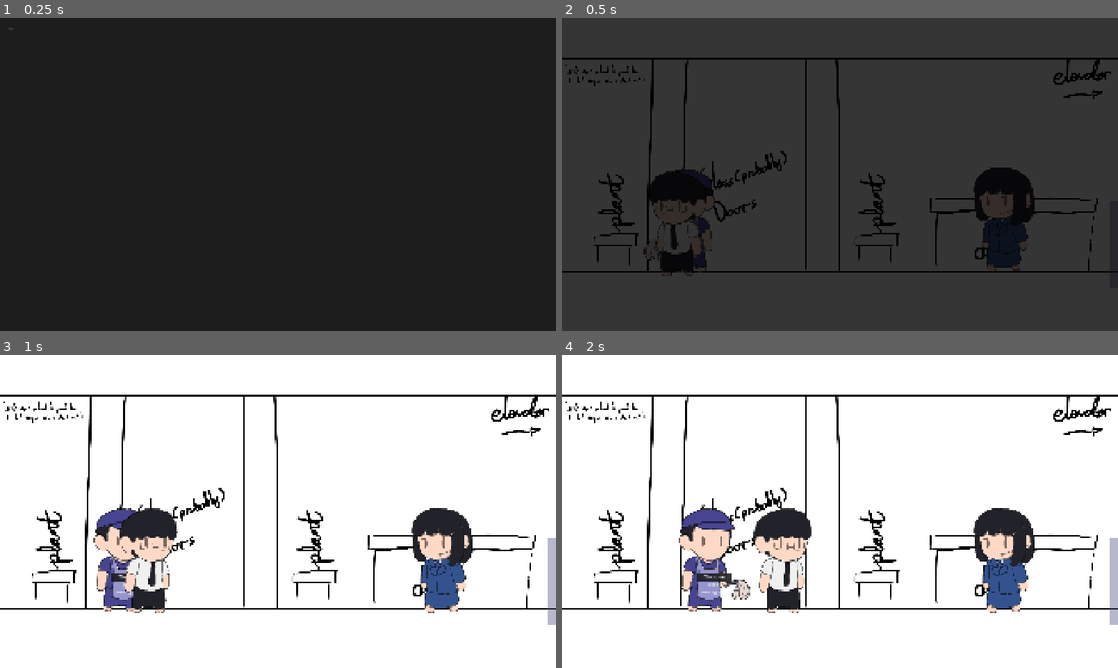
Above: before the commit, frames 1-4 (two rows, left to right).
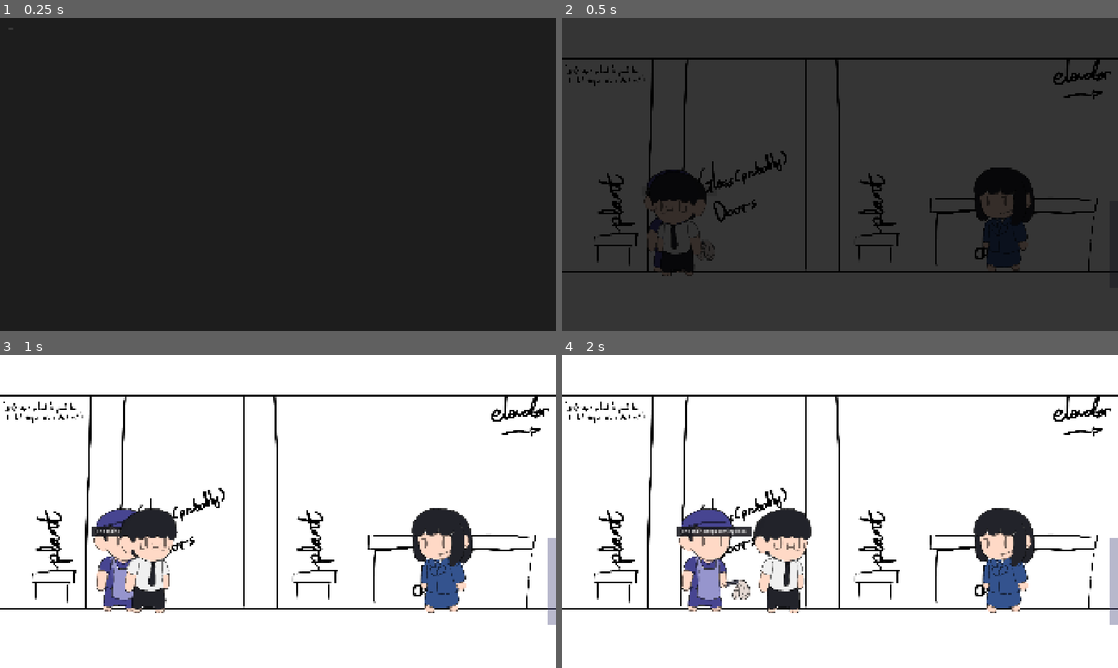
Above: after the commit, the same moments.

Repository: Xcrafter191/Return-To-Work-PLZ
Game: Godot game, scene res://Scenes/Main.tscn
The game is run twice, just before and just after one commit, with the same random seed, the same clock (stepped at 60 frames per second) and the same inputs.
Inputs:
- Up to frame 1 (0.25 s): no input
- Up to frame 2 (0.5 s): no input
- Up to frame 3 (1 s): hold D (move_right) from 0.53 s (still down); hold E (interact) from 0.53 s (still down)
- Up to frame 4 (2 s): keep holding D (move_right); release E (interact) at 1.28 s; tap E (interact) at 1.35 s

Frame 1 is identical in both runs. In frame 2, 0.6% of the frame differs, in the area x 14-28%, y 48-82%; in frame 3, 0.2%; in frame 4, 0.6%.

Commit message:
bug fixing
% Resized the dialogue box
% Positioned the elevator hitbox area
% fixes some room having no walls on the edges

Diff:
--- a/return-to-work-plz/Scripts/NPCMoving.gd
+++ b/return-to-work-plz/Scripts/NPCMoving.gd
@@ -1,7 +1,7 @@
 extends CharacterBody2D
 
 ## NPCMoving — Coworker that patrols between two points.
-## Shows dialogue box when player is nearby. Faces player when in range.
+## Shows dialogue box when player is nearby. Always faces movement direction.
 
 @export var npc_name: String = "Wandering Coworker"
 @export var dialogue_text: String = "Can't talk, gotta move..."
@@ -10,6 +10,7 @@
 @export var patrol_left_x: float = 100.0
 @export var patrol_right_x: float = 500.0
 @export var sprite_texture: Texture2D = null
+@export var dialogue_offset_y: float = -280.0
 
 var _moving_right: bool = true
 var player_nearby: bool = false
@@ -23,6 +24,7 @@
 func _ready() -> void:
 	dialogue_box.visible = false
 	dialogue_box.modulate.a = 0.0
+	dialogue_box.position.y = dialogue_offset_y
 	dialogue_label.text = dialogue_text
 	if sprite_texture:
 		sprite.texture = sprite_texture
@@ -32,13 +34,11 @@
 
 func _resize_dialogue_bg() -> void:
 	await get_tree().process_frame
-	var text_width = dialogue_label.get_minimum_size().x
-	var padding = 16.0
-	var half_w = max(text_width / 2.0 + padding, 60.0)
-	dialogue_bg.offset_left = -half_w
-	dialogue_bg.offset_right = half_w
-	dialogue_label.offset_left = -half_w + 6.0
-	dialogue_label.offset_right = half_w - 6.0
+	# Set label to max width first so autowrap can calculate height
+	var max_w: float = 800.0
+	dialogue_label.offset_left = -max_w / 2.0
+	dialogue_label.offset_right = max_w / 2.0
+	await get_tree().process_frame
 
 func _physics_process(delta: float) -> void:
 	if not is_on_floor():
@@ -55,19 +55,8 @@
 		if global_position.x <= patrol_left_x:
 			_moving_right = true
 
-	# Face player when nearby, otherwise face movement direction
-	# Sprites face LEFT by default, so negative scale = face right
-	if player_nearby:
-		var players = get_tree().get_nodes_in_group("player")
-		if players.size() > 0:
-			var player = players[0]
-			if player.global_position.x > global_position.x:
-				sprite.scale.x = -abs(sprite.scale.x)
-			else:
-				sprite.scale.x = abs(sprite.scale.x)
-	else:
-		# Face movement direction (negated: moving right → face right → negative scale)
-		sprite.scale.x = (-1.0 if _moving_right else 1.0) * abs(sprite.scale.x)
+	# Only face movement direction (negated: sprites face left by default)
+	sprite.scale.x = (-1.0 if _moving_right else 1.0) * abs(sprite.scale.x)
 
 	move_and_slide()
 
--- a/return-to-work-plz/Scripts/NPCStationary.gd
+++ b/return-to-work-plz/Scripts/NPCStationary.gd
@@ -7,6 +7,7 @@
 @export var dialogue_text: String = "Hey, back to work..."
 @export var gravity: float = 980.0
 @export var sprite_texture: Texture2D = null
+@export var dialogue_offset_y: float = -280.0
 
 var player_nearby: bool = false
 var _fade_tween: Tween = null
@@ -19,6 +20,7 @@
 func _ready() -> void:
 	dialogue_box.visible = false
 	dialogue_box.modulate.a = 0.0
+	dialogue_box.position.y = dialogue_offset_y
 	dialogue_label.text = dialogue_text
 	if sprite_texture:
 		sprite.texture = sprite_texture
@@ -28,13 +30,12 @@
 
 func _resize_dialogue_bg() -> void:
 	await get_tree().process_frame
-	var text_width = dialogue_label.get_minimum_size().x
-	var padding = 16.0
-	var half_w = max(text_width / 2.0 + padding, 60.0)
-	dialogue_bg.offset_left = -half_w
-	dialogue_bg.offset_right = half_w
-	dialogue_label.offset_left = -half_w + 6.0
-	dialogue_label.offset_right = half_w - 6.0
+	# Set label to max width first so autowrap can calculate height
+	var max_w: float = 350.0
+	dialogue_label.offset_left = -max_w / 2.0
+	dialogue_label.offset_right = max_w / 2.0
+	dialogue_label.autowrap_mode = TextServer.AUTOWRAP_WORD_SMART
+	await get_tree().process_frame
 
 func _physics_process(delta: float) -> void:
 	if not is_on_floor():
@@ -50,10 +51,8 @@
 		if players.size() > 0:
 			var player = players[0]
 			if player.global_position.x > global_position.x:
-				# Player is to the right → flip sprite to face right (negative scale)
 				sprite.scale.x = -abs(sprite.scale.x)
 			else:
-				# Player is to the left → default facing (positive scale)
 				sprite.scale.x = abs(sprite.scale.x)
 
 func _on_player_entered(body: Node2D) -> void:
Not shown: 1 places in return-to-work-plz/Scenes/Rooms/Cubicle.tscn that only renumber resources
Not shown: 1 places in return-to-work-plz/Scenes/Rooms/Elevator_F1.tscn that only renumber resources
Not shown: 1 places in return-to-work-plz/Scenes/Rooms/Elevator_F2.tscn that only renumber resources
